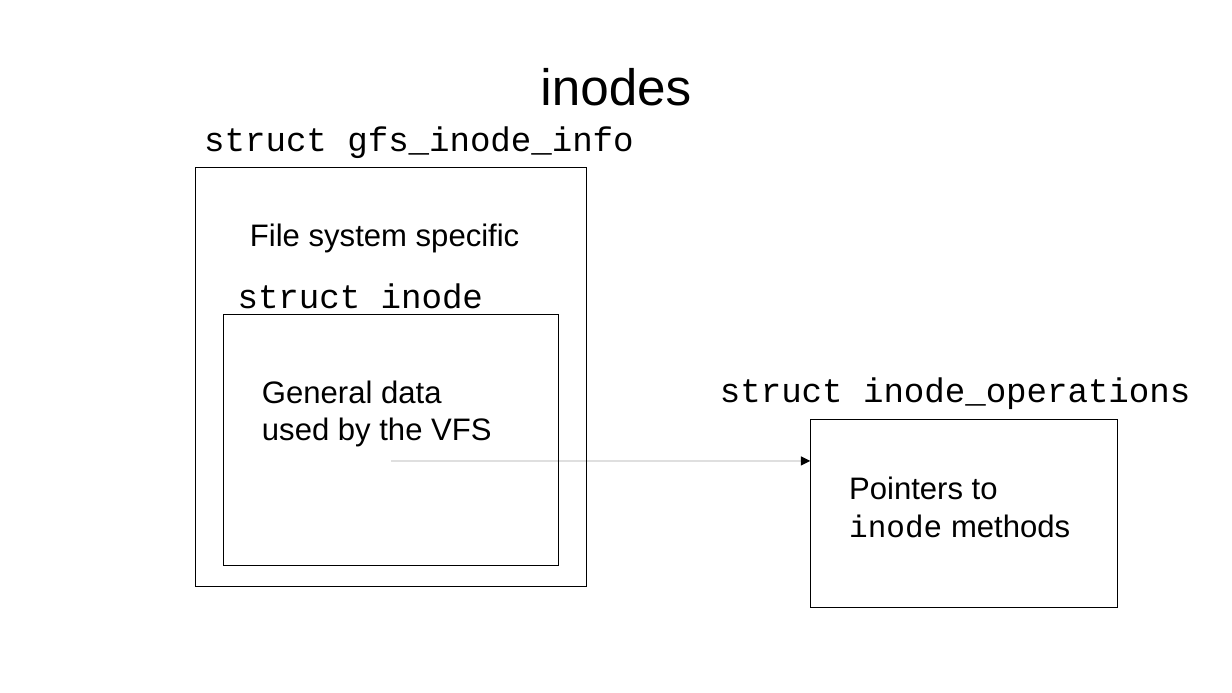
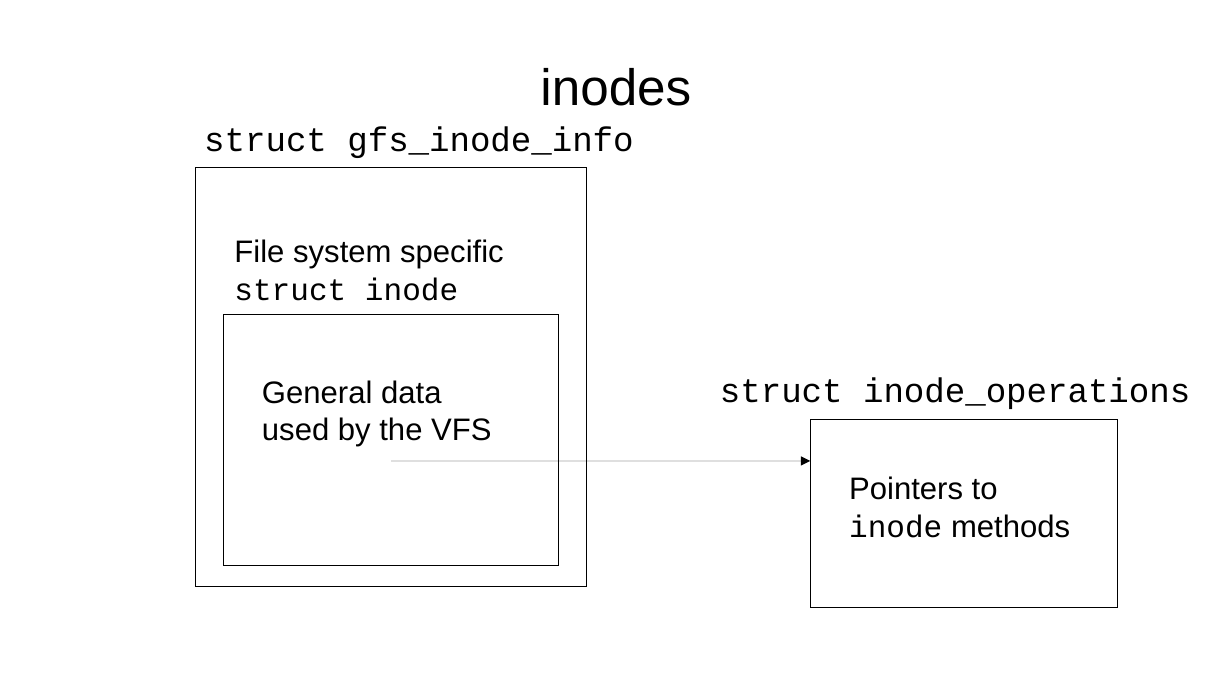
Before and after one commit to pchapin/genericfs, a slide deck: slide 11 of doc/Slides/Linux-File-System-Internals.odp. Drawn at 1232x693 pixels with LibreOffice and Linux fonts; fonts in the diff are those of the drawing. Boxes give left, top, right and bottom in pixels: in the first picture for what was removed or moved away, otherwise in the second. Text is boxed around its words. In the diff, an @@ line names an element or a change of style, - is before the commit and + after.

```diff
--- a/doc/Slides/Linux-File-System-Internals.odp
+++ b/doc/Slides/Linux-File-System-Internals.odp
@@ text "File system specific": place and size @@
-text "File system specific" at <box>250,223,520,252</box>
+text "File system specific" at <box>234,239,504,301</box>
@@ text at <box>234,277,458,301</box>: paragraph added @@
+struct inode
@@ text removed at <box>238,284,483,315</box> @@
-struct inode
```
Also in this commit, not shown: 10 other slides changed.
